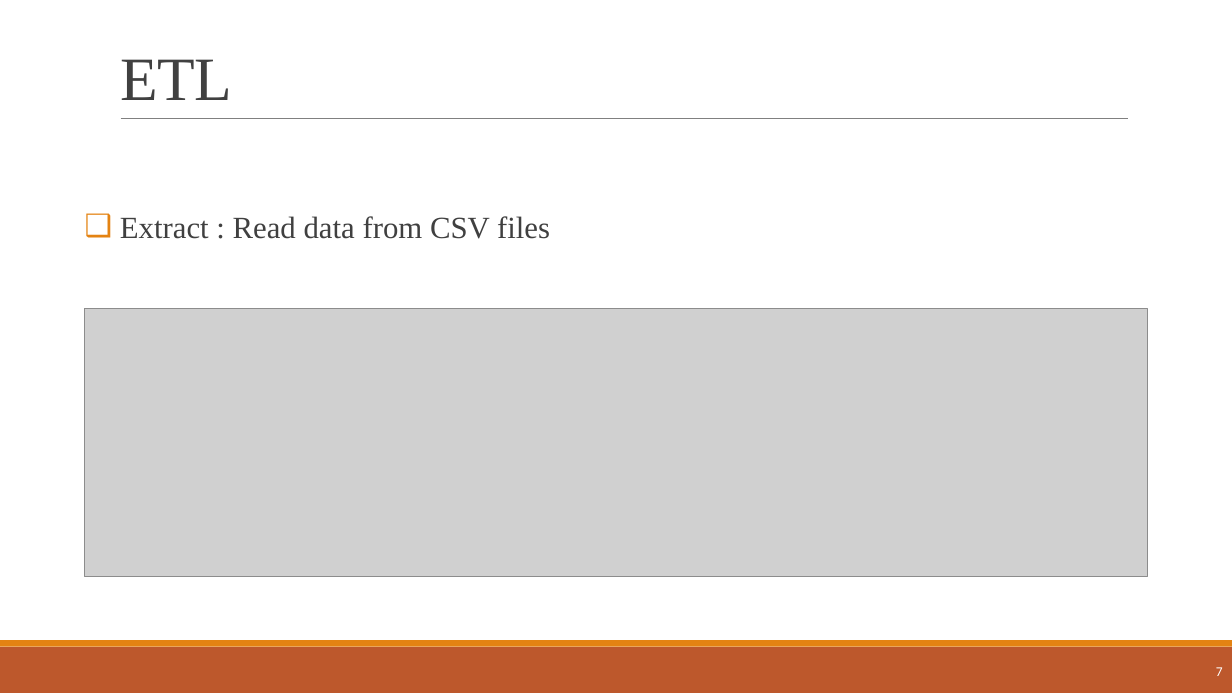
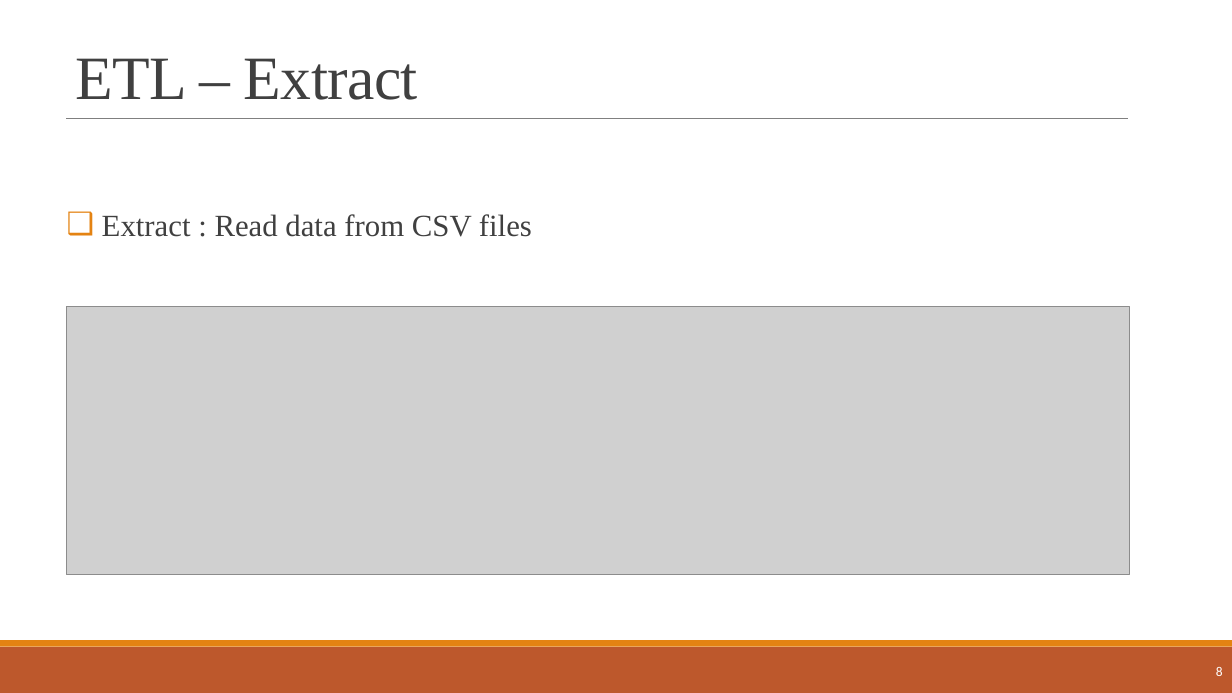
Before and after one commit to najeh-halawani/NBA-Data-Warehouse, a slide deck: slide 8 of presentation_Data_Management.pptx (slide 7 before the commit). Drawn at 1232x693 pixels with LibreOffice and Linux fonts; fonts in the diff are those of the drawing; grey boxes stand for pictures. Boxes give left, top, right and bottom in pixels: in the first picture for what was removed or moved away, otherwise in the second. Text is boxed around its words. In the diff, an @@ line names an element or a change of style, - is before the commit and + after.

```diff
--- a/presentation_Data_Management.pptx
+++ b/presentation_Data_Management.pptx
@@ title at bbox=[76, 58, 418, 100]: text changed @@
-ETL
+ETL – Extract
@@ line added from (122, 118) to (67, 118), #7F7F7F 0.5 pt @@
@@ text "Extract : Read data from ...": place and size @@
-text "Extract : Read data from ..." at bbox=[120, 216, 550, 239]
+text "Extract : Read data from ..." at bbox=[102, 214, 532, 237]
@@ picture: place and size @@
-picture at bbox=[85, 309, 1148, 577]
+picture at bbox=[67, 306, 1129, 574]
@@ page number at bbox=[1216, 667, 1223, 676]: text changed @@
-7
+8
```
Also in this commit, not shown: 15 other slides changed, 9 slides added, 1 slide removed, 4 other files.
